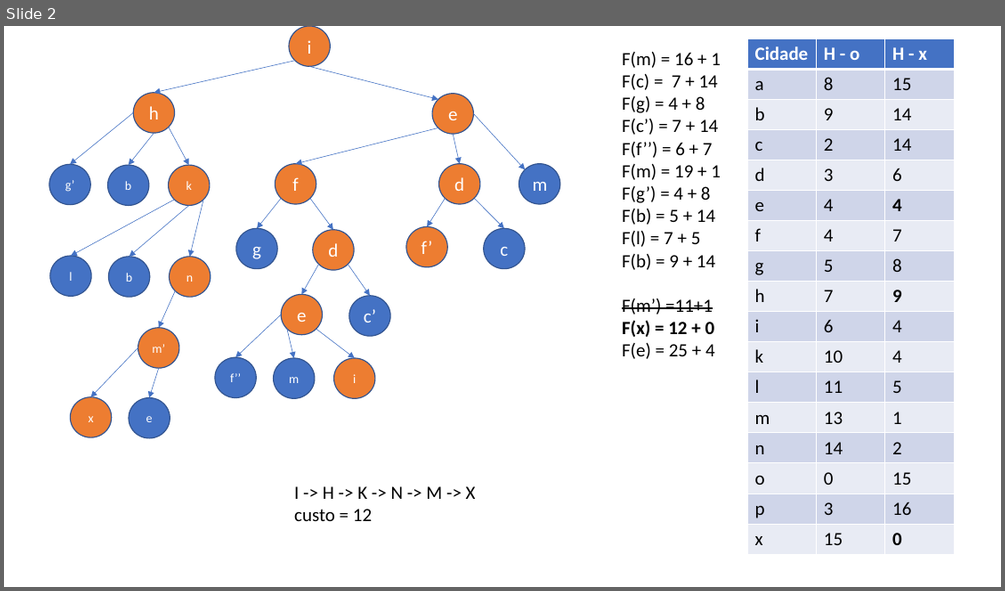
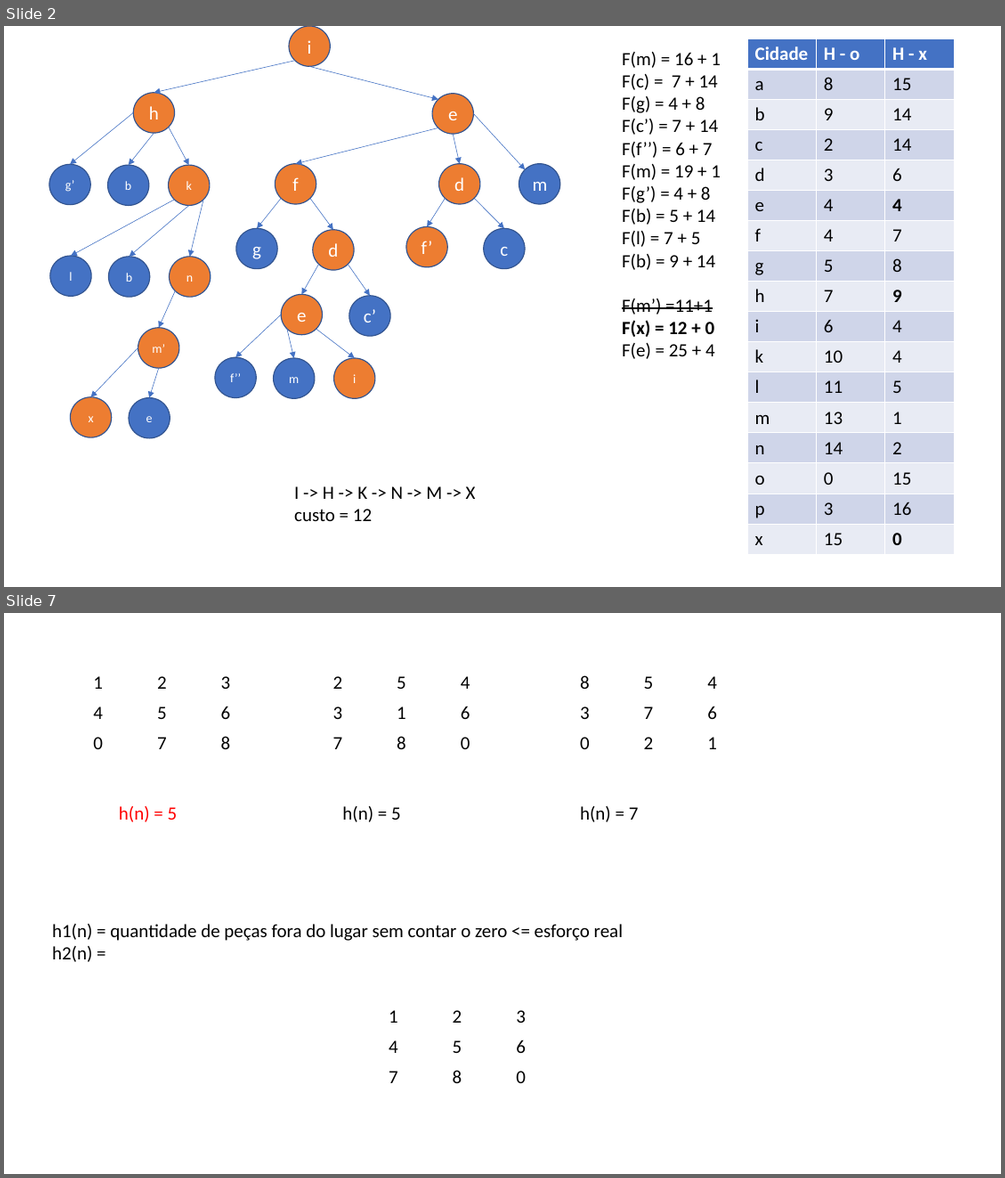
Before and after one commit to fbarth/ai-course, a slide deck: docs/rascunho_aula_distancia.pptx. Shown one above the other, each under a label of ours: slide 2 before the commit, slides 2 and 7 after it; the slides between them are not shown. The pictures are 1005x591 and 1005x1178 pixels, drawn with LibreOffice and Linux fonts; fonts in the diff are those of the drawing. Boxes give left, top, right and bottom in pixels: in the first picture for what was removed or moved away, otherwise in the second. Text is boxed around its words. In the diff, an @@ line names an element or a change of style, - is before the commit and + after.

```diff
--- a/docs/rascunho_aula_distancia.pptx
+++ b/docs/rascunho_aula_distancia.pptx
@@ slide 7 added at box(4, 613, 1001, 1174), background #FFFFFF @@
@@ table added at box(86, 667, 277, 759), 3 rows, 3 columns @@
+1 | 2 | 3
+4 | 5 | 6
+0 | 7 | 8
@@ table added at box(325, 667, 517, 759), 3 rows, 3 columns @@
+2 | 5 | 4
+3 | 1 | 6
+7 | 8 | 0
@@ table added at box(573, 667, 763, 759), 3 rows, 3 columns @@
+8 | 5 | 4
+3 | 7 | 6
+0 | 2 | 1
@@ text added at box(119, 806, 178, 822), 18 pt, text #FF0000 @@
+h(n) = 5
@@ text added at box(342, 806, 401, 822), 18 pt, text #000000 @@
+h(n) = 5
@@ text added at box(580, 806, 639, 822), 18 pt, text #000000 @@
+h(n) = 7
@@ text added at box(52, 924, 623, 962), 18 pt, text #000000 @@
+h1(n) = quantidade de peças fora do lugar sem contar o zero <= esforço real
+h2(n) =
@@ table added at box(380, 1002, 572, 1093), 3 rows, 3 columns @@
+1 | 2 | 3
+4 | 5 | 6
+7 | 8 | 0
```
Also in this commit, not shown: 4 other slides added, 2 other files.
